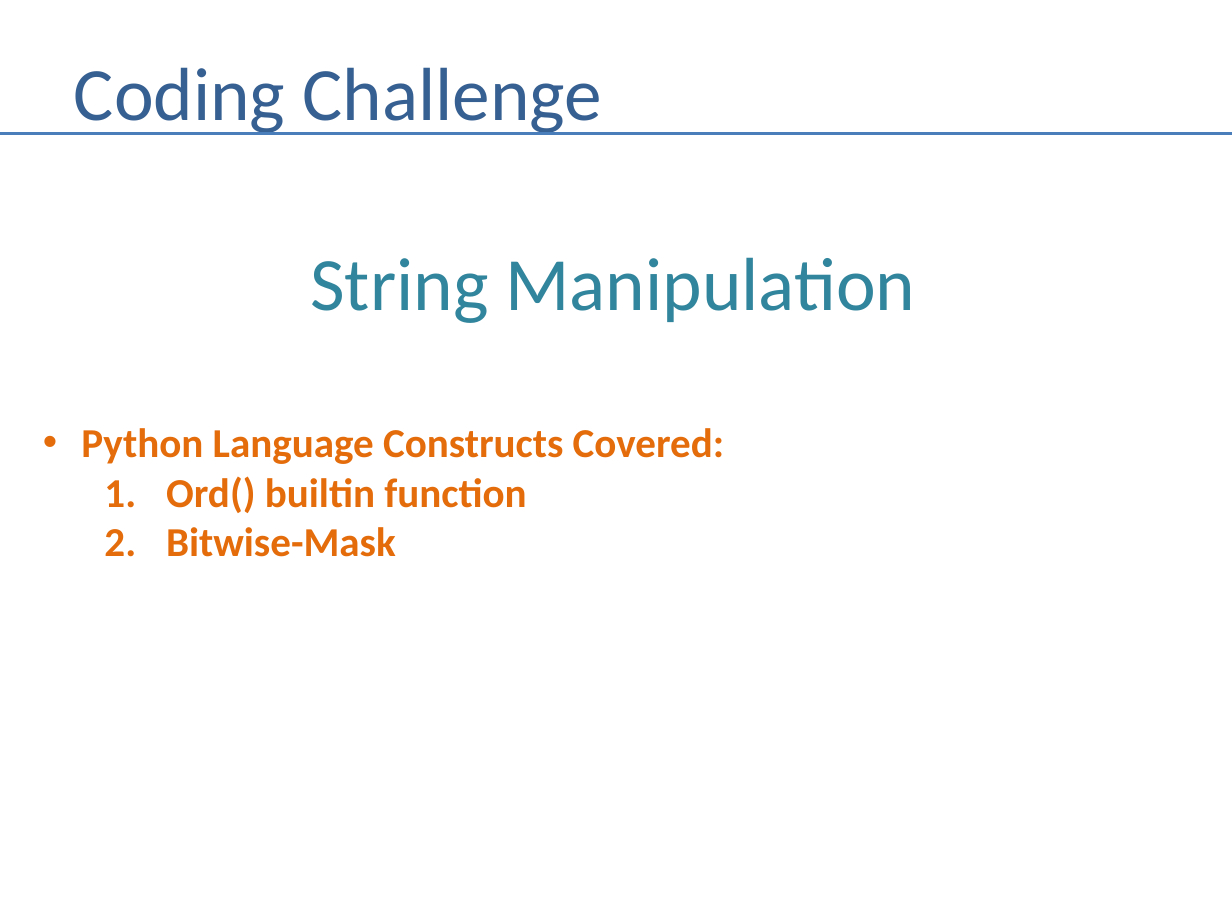
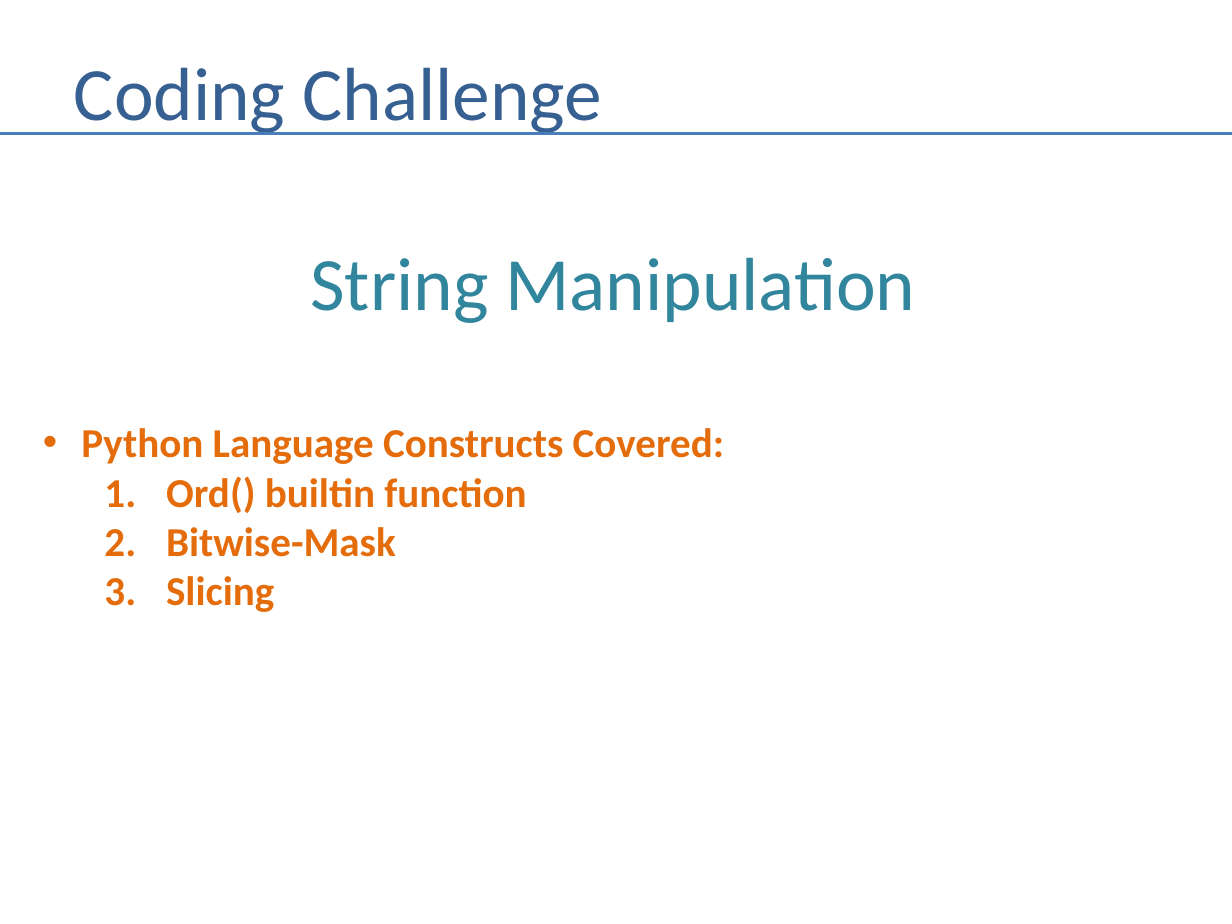
Before and after one commit to andrewferlitsch/Portland-Data-Science-Group, a slide deck: slide 91 of Presentations/Whiteboarding.pptx. Drawn at 1232x924 pixels with LibreOffice and Linux fonts; fonts in the diff are those of the drawing. Boxes give left, top, right and bottom in pixels: in the first picture for what was removed or moved away, otherwise in the second. Text is boxed around its words. In the diff, an @@ line names an element or a change of style, - is before the commit and + after.

```diff
--- a/Presentations/Whiteboarding.pptx
+++ b/Presentations/Whiteboarding.pptx
@@ text at bbox=[166, 576, 274, 612]: paragraph added @@
+  3. Slicing
```
Also in this commit, not shown: 9 other slides changed, 1 other file.
